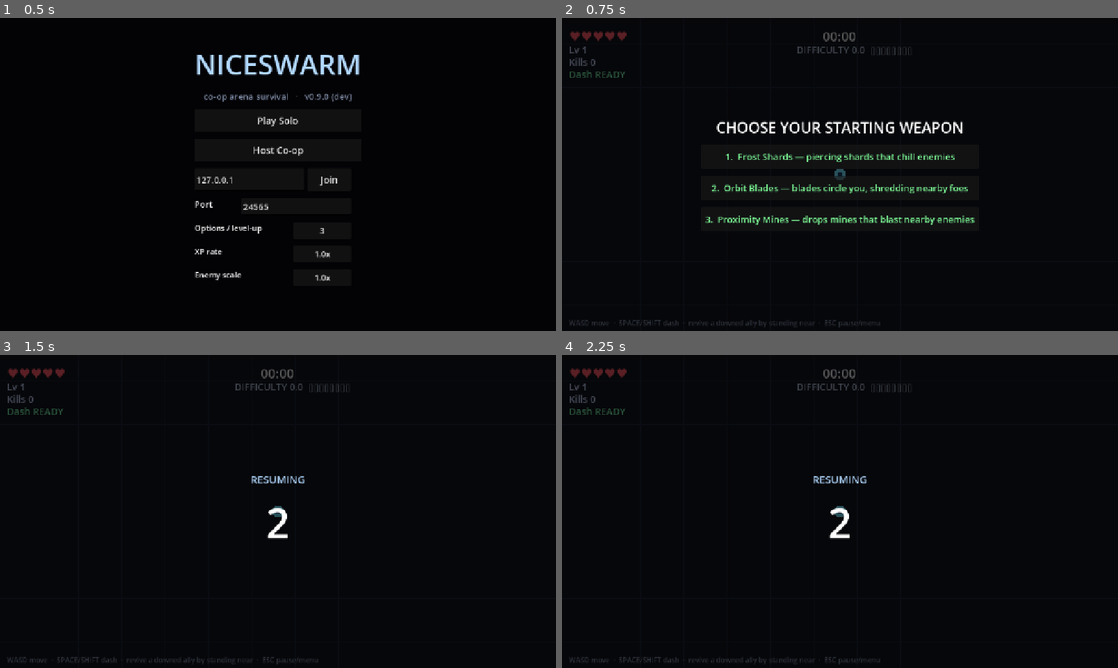
Above: before the commit, frames 1-4 (two rows, left to right).
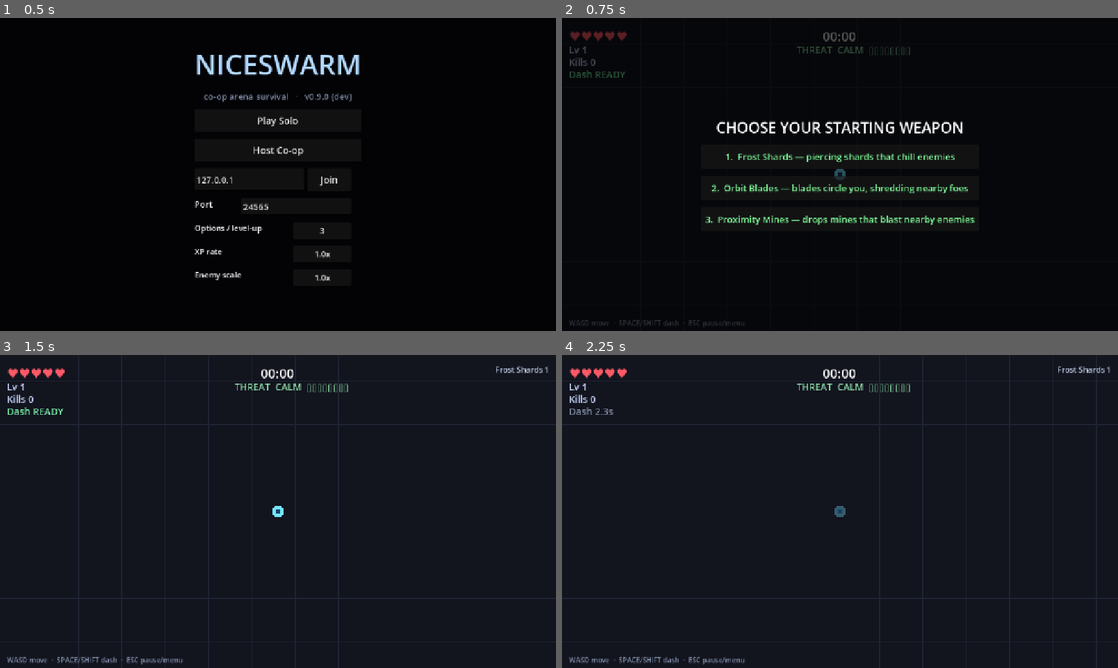
Above: after the commit, the same moments.

Repository: ICQCQ/NiceSwarm
Game: Godot game, scene res://scenes/main.tscn
The game is run twice, just before and just after one commit, with the same random seed, the same clock (stepped at 60 frames per second) and the same inputs.
Inputs:
- Up to frame 1 (0.5 s): no input
- Up to frame 2 (0.75 s): click "Play Solo" at 0.5 s
- Up to frame 3 (1.5 s): click "1. Frost Shards — piercing sh…" at 1.25 s
- Up to frame 4 (2.25 s): tap Enter at 2 s; hold D from 2.03 s (still down); hold Shift from 2.03 s (still down)

Frame 1 is identical in both runs. In frame 2, 0.4% of the frame differs, in the area x 22-63%, y 9-99%; in frame 3, 4.6%, in the area x 0-100%, y 0-100%; in frame 4, 4.3%.

Commit message:
feat: solo-mode UI polish + on-screen stat icons + readable THREAT readout
Solo (single-player) UI — drop co-op wording that didn't fit:
- Loss screen reads "YOU HAVE FALLEN" instead of "THE PARTY HAS FALLEN"
- Downed HUD drops the "ally can revive you" clause (no ally exists solo)
- Control hint drops the "revive a downed ally" clause
- Resume from pause/menu/level-up skips the 2s "get ready" countdown
- Added is_solo() helper; co-op behavior unchanged

Stat-level icons on the player screen:
- Player.stat_levels tracks how many times each stat upgrade was picked,
  incremented in apply_choice via call_local so solo and co-op HUDs match
- STAT_INFO extended with a per-stat icon glyph + color
- New _draw_stat_icons() draws a bottom-left badge strip (glyph + pick count)
- tests/test_stats.gd validates the STAT_INFO shape both consumers rely on

THREAT difficulty readout (display-only, no balance change):
- Replaces the bare "DIFFICULTY 12.3" float with a named, color-coded tier
  (CALM/RISING/DANGER/DEADLY/NIGHTMARE from THREAT_TIERS), a monotonic bar,
  and a plain-word "rising"/"SURGING" heat note
- Thresholds grounded in measured runs (~6 mid, ~16 at 10:00, ~22+ steamroll)
- Docs synced (CLAUDE.md, ENEMY_DESIGN.md)

Tests: 966 passed, 0 failed. Solo + FF smoke runs error-free.

Diff:
--- a/scripts/core/player.gd
+++ b/scripts/core/player.gd
@@ -30,6 +30,7 @@
 var duration_mult := 1.0 # Duration — lifetimes of summons/trails/projectiles
 var pickup_range := 90.0
 var dash_cooldown := 2.5
+var stat_levels := {}    # stat-upgrade id ("st_power"…) -> times picked, for the HUD icons
 
 var facing := Vector2.RIGHT
 var invuln := 0.0
--- a/scripts/main.gd
+++ b/scripts/main.gd
@@ -59,10 +59,18 @@
 		"level": "bigger, deadlier puddles"},
 }
 
-# Stat-upgrade ids (apply_choice) -> short label, for the debug panel's stat grid.
+# Stat-upgrade ids (apply_choice) -> label + HUD icon glyph + color.
+# Drives the debug panel's stat grid AND the on-screen stat-level icons.
+# Order here is the order icons appear on the HUD.
 const STAT_INFO := {
-	"st_power": "Power", "st_rate": "Haste", "st_area": "Area", "st_duration": "Duration",
-	"st_speed": "Speed", "st_hp": "Vitality", "st_magnet": "Magnet", "st_dash": "Dash",
+	"st_power":    {"label": "Power",    "icon": "P", "color": Color(1.0, 0.45, 0.4)},
+	"st_rate":     {"label": "Haste",    "icon": "H", "color": Color(1.0, 0.85, 0.4)},
+	"st_area":     {"label": "Area",     "icon": "A", "color": Color(0.55, 0.7, 1.0)},
+	"st_duration": {"label": "Duration", "icon": "D", "color": Color(0.6, 1.0, 0.6)},
+	"st_speed":    {"label": "Speed",    "icon": "S", "color": Color(0.5, 1.0, 0.9)},
+	"st_hp":       {"label": "Vitality", "icon": "♥", "color": Color(1.0, 0.5, 0.6)},
+	"st_magnet":   {"label": "Magnet",   "icon": "M", "color": Color(0.8, 0.6, 1.0)},
+	"st_dash":     {"label": "Dash",     "icon": "»", "color": Color(1.0, 0.7, 0.45)},
 }
 
 # --- session / network ---
@@ -106,6 +114,20 @@
 var paused_menu := false        # client-side: a host pause froze us (remote "PAUSED" indicator)
 var ingame_menu := false        # our own in-game menu/hub is open (host: global pause; client: local + safe)
 const RESUME_COUNTDOWN := 2.0   # seconds of "get ready" before a resume actually un-freezes the run
+const HINT_COOP := "WASD move  ·  SPACE/SHIFT dash  ·  revive a downed ally by standing near  ·  ESC pause/menu"
+const HINT_SOLO := "WASD move  ·  SPACE/SHIFT dash  ·  ESC pause/menu"
+
+# Threat readout tiers: a named, color-coded band the player can actually parse,
+# instead of a bare difficulty float. `at` = difficulty at which the tier begins
+# (grounded in real runs: ~6 mid-game, ~16 at 10:00 average, ~22+ when steamrolling).
+# Display-only — does NOT affect balance. The last tier's `at` is the "full bar" cap.
+const THREAT_TIERS := [
+	{"name": "CALM",      "at": 0.0,  "color": Color(0.55, 0.85, 0.65)},
+	{"name": "RISING",    "at": 4.0,  "color": Color(0.75, 0.85, 0.5)},
+	{"name": "DANGER",    "at": 8.0,  "color": Color(1.0, 0.82, 0.4)},
+	{"name": "DEADLY",    "at": 14.0, "color": Color(1.0, 0.55, 0.35)},
+	{"name": "NIGHTMARE", "at": 22.0, "color": Color(1.0, 0.35, 0.4)},
+]
 var countdown_time := 0.0       # >0 while the resume countdown is ticking
 var _countdown_done := Callable()  # runs when the countdown reaches zero (the real resume)
 var _ff_min := -1               # NICESWARM_FF: last game-minute printed during a fast-forward run
@@ -157,6 +179,8 @@
 var threat_label: Label
 var allies_label: Label
 var weapons_label: Label
+var hint_label: Label
+var stat_icons: Control          # bottom-left strip of stat-level icon badges
 var xp_bar: ProgressBar
 var arrows: Control
 var hud_root: Control
@@ -228,6 +252,12 @@
 	return multiplayer.is_server()
 
 
+## Solo run: only the local player is in the run, so co-op-only UI wording
+## (party/allies/revive) must not appear. Co-op (host or client) has >1 peer.
+func is_solo() -> bool:
+	return peer_ids.size() <= 1
+
+
 func nearest_alive_player(pos: Vector2) -> Node2D:
 	var best: Node2D = null
 	var best_d := INF
@@ -379,6 +409,8 @@
 	playing = true
 	menu_panel.visible = false
 	hud_root.visible = true
+	if hint_label != null:
+		hint_label.text = HINT_SOLO if is_solo() else HINT_COOP
 	_apply_fast_forward()
 	if OS.get_environment("NICESWARM_NET") != "":
 		print("[test] start_game peers=%s local=%d host=%s" % [str(peer_ids), local_id, str(is_host())])
@@ -1036,6 +1068,8 @@
 				p.pickup_range *= 1.5
 			"st_dash":
 				p.dash_cooldown = maxf(p.dash_cooldown * 0.8, 1.2)
+		# Track stat picks for the on-screen icons (runs on every peer via call_local).
+		p.stat_levels[id] = int(p.stat_levels.get(id, 0)) + 1
 	if is_host():
 		picked_ids[pid] = true
 		_check_all_picked()
@@ -1122,7 +1156,8 @@
 			% [str(won), elapsed_ / 60.0, level_, kills_, gems_by_id.size()])
 		Engine.time_scale = 1.0
 	get_tree().paused = true
-	end_title.text = "YOU SURVIVED THE NIGHT" if won else "THE PARTY HAS FALLEN"
+	end_title.text = "YOU SURVIVED THE NIGHT" if won \
+		else ("YOU HAVE FALLEN" if is_solo() else "THE PARTY HAS FALLEN")
 	end_title.add_theme_color_override("font_color",
 		Color(0.5, 1.0, 0.6) if won else Color(1.0, 0.35, 0.35))
 	var t := int(elapsed_)
@@ -1548,7 +1583,8 @@
 
 func _begin_resume_countdown(on_complete: Callable) -> void:
 	# Headless / fast-forward: no UI and no 2s stall (keeps smoke tests + FF fast).
-	if DisplayServer.get_name() == "headless" or Engine.time_scale > 1.0:
+	# Solo: no "get ready" beat — the player paused themselves, so resume instantly.
+	if DisplayServer.get_name() == "headless" or Engine.time_scale > 1.0 or is_solo():
 		if on_complete.is_valid():
 			on_complete.call()
 		return
@@ -1592,23 +1628,31 @@
 	kills_label.text = "Kills %d" % kills
 	xp_bar.value = float(xp) / float(maxi(_current_needed(), 1)) * 100.0
 	arrows.queue_redraw()
-	# difficulty number + bar, with the live heat accelerator (▲ how fast it's climbing)
+	stat_icons.queue_redraw()
+	# Threat readout: a named, color-coded tier (CALM…NIGHTMARE) the player can parse
+	# at a glance, a bar that only ever grows toward NIGHTMARE, and a plain-word note
+	# when the climb is accelerating (heat). Display-only — no balance effect.
 	var heat := spawner.heat()
 	var diff := spawner.diff()
-	var filled := clampi(int(diff / 4.0), 0, 8)  # one bar pip per ~4 difficulty, capped at 8
+	var ti := 0
+	for j in THREAT_TIERS.size():
+		if diff >= float(THREAT_TIERS[j].at):
+			ti = j
+	var tier: Dictionary = THREAT_TIERS[ti]
+	var cap: float = maxf(float(THREAT_TIERS[THREAT_TIERS.size() - 1].at), 1.0)
+	var filled := clampi(int(round(diff / cap * 8.0)), 0, 8)  # monotonic: fills toward NIGHTMARE
 	var bar := "▮".repeat(filled) + "▯".repeat(8 - filled)
-	var accel := ""
+	var rising := ""
 	if heat >= 0.5:
-		accel = "  ▲▲"
+		rising = "   ▲▲ SURGING"
 	elif heat >= 0.15:
-		accel = "  ▲"
-	threat_label.text = "DIFFICULTY %.1f  %s%s" % [diff, bar, accel]
-	threat_label.add_theme_color_override("font_color",
-		Color(1.0, 0.4, 0.35) if heat >= 0.5 else (Color(1.0, 0.8, 0.4) if heat >= 0.15 else Color(0.7, 0.75, 0.85)))
+		rising = "   ▲ rising"
+	threat_label.text = "THREAT  %s  %s%s" % [tier.name, bar, rising]
+	threat_label.add_theme_color_override("font_color", tier.color)
 	if me == null:
 		return
 	if me.downed:
-		hp_label.text = "DOWNED — ally can revive you"
+		hp_label.text = "DOWNED" if is_solo() else "DOWNED — ally can revive you"
 	else:
 		hp_label.text = "♥".repeat(maxi(me.hp, 0)) + "♡".repeat(me.max_hp - maxi(me.hp, 0))
 	if me.dash_timer <= 0.0:
@@ -1663,6 +1707,37 @@
 			PackedColorArray([col]))
 
 
+## Bottom-left strip: one badge per stat the local player has leveled, showing the
+## stat's icon glyph + how many times it was picked. Asset-free (drawn shapes; the
+## only glyphs are ♥/» which the default font renders).
+func _draw_stat_icons() -> void:
+	if not playing:
+		return
+	var me: Player = players.get(local_id)
+	if me == null:
+		return
+	var font := ThemeDB.fallback_font
+	const BW := 38.0   # badge width
+	const BH := 30.0   # badge height
+	const GAP := 6.0
+	var x := 16.0
+	var y := stat_icons.get_viewport_rect().size.y - 72.0  # sit just above the hint line
+	for sid in STAT_INFO:
+		var lvl := int(me.stat_levels.get(sid, 0))
+		if lvl <= 0:
+			continue
+		var info: Dictionary = STAT_INFO[sid]
+		var col: Color = info.color
+		var rect := Rect2(x, y, BW, BH)
+		stat_icons.draw_rect(rect, Color(col.r, col.g, col.b, 0.20))   # translucent fill
+		stat_icons.draw_rect(rect, col, false, 2.0)                    # colored border
+		stat_icons.draw_string(font, Vector2(x + 7.0, y + 21.0), info.icon,
+			HORIZONTAL_ALIGNMENT_LEFT, -1, 19, col)                   # stat glyph
+		stat_icons.draw_string(font, Vector2(x + BW - 13.0, y + 12.0), "%d" % lvl,
+			HORIZONTAL_ALIGNMENT_LEFT, -1, 12, Color(0.95, 0.97, 1.0))  # level count
+		x += BW + GAP
+
+
 # --- UI construction --------------------------------------------------------------
 
 func _build_ui() -> void:
@@ -1693,8 +1768,14 @@
 	weapons_label.offset_top = 20.0
 	weapons_label.offset_right = -16.0
 	weapons_label.horizontal_alignment = HORIZONTAL_ALIGNMENT_RIGHT
-	var hint := _make_label(Vector2(16, 690), 16, Color(0.5, 0.55, 0.65))
-	hint.text = "WASD move  ·  SPACE/SHIFT dash  ·  revive a downed ally by standing near  ·  ESC pause/menu"
+	hint_label = _make_label(Vector2(16, 690), 16, Color(0.5, 0.55, 0.65))
+	hint_label.text = HINT_COOP
+
+	stat_icons = Control.new()
+	stat_icons.set_anchors_preset(Control.PRESET_FULL_RECT)
+	stat_icons.mouse_filter = Control.MOUSE_FILTER_IGNORE
+	stat_icons.draw.connect(_draw_stat_icons)
+	hud_root.add_child(stat_icons)
 
 	arrows = Control.new()
 	arrows.set_anchors_preset(Control.PRESET_FULL_RECT)
@@ -1952,7 +2033,7 @@
 	vbox.add_child(stat_grid)
 	for sid in STAT_INFO:
 		var sb := Button.new()
-		sb.text = STAT_INFO[sid]
+		sb.text = STAT_INFO[sid].label
 		sb.add_theme_font_size_override("font_size", 12)
 		sb.custom_minimum_size = Vector2(56, 26)
 		sb.pressed.connect(_debug_stat_up.bind(sid))
@@ -2003,6 +2084,7 @@
 	p.move_speed = 220.0
 	p.pickup_range = 90.0
 	p.dash_cooldown = 2.5
+	p.stat_levels.clear()
 	p.max_hp = 5
 	p.hp = mini(p.hp, p.max_hp)
 	p.health_changed.emit(p.hp, p.max_hp)
--- a/tests/run_tests.gd
+++ b/tests/run_tests.gd
@@ -18,6 +18,7 @@
 	"res://tests/test_fusions.gd",
 	"res://tests/test_spawner.gd",
 	"res://tests/test_gems.gd",
+	"res://tests/test_stats.gd",
 ]
 
 
--- /dev/null
+++ b/tests/test_stats.gd
@@ -0,0 +1,20 @@
+extends RefCounted
+## Validates Main.STAT_INFO — the stat-upgrade metadata that drives BOTH the debug
+## panel's stat grid (reads .label) and the on-screen stat-level icons (reads .icon
+## / .color). Each entry must be a well-formed dict so neither consumer breaks.
+
+func run(t) -> void:
+	t.suite("stats")
+	var info: Dictionary = Main.STAT_INFO
+	t.gt(info.size(), 0, "STAT_INFO non-empty")
+	for sid in info:
+		t.ok(sid is String and (sid as String).begins_with("st_"),
+			"id %s looks like a stat id" % str(sid))
+		var e = info[sid]
+		t.ok(e is Dictionary, "%s entry is a dict" % str(sid))
+		if e is Dictionary:
+			t.ok(e.get("label", "") is String and e.get("label", "") != "",
+				"%s has a label" % str(sid))
+			t.ok(e.get("icon", "") is String and e.get("icon", "") != "",
+				"%s has an icon glyph" % str(sid))
+			t.ok(e.get("color", null) is Color, "%s has a color" % str(sid))
Not shown, added: tests/test_stats.gd.uid
Not shown, changed: CLAUDE.md
Not shown, changed: ENEMY_DESIGN.md
